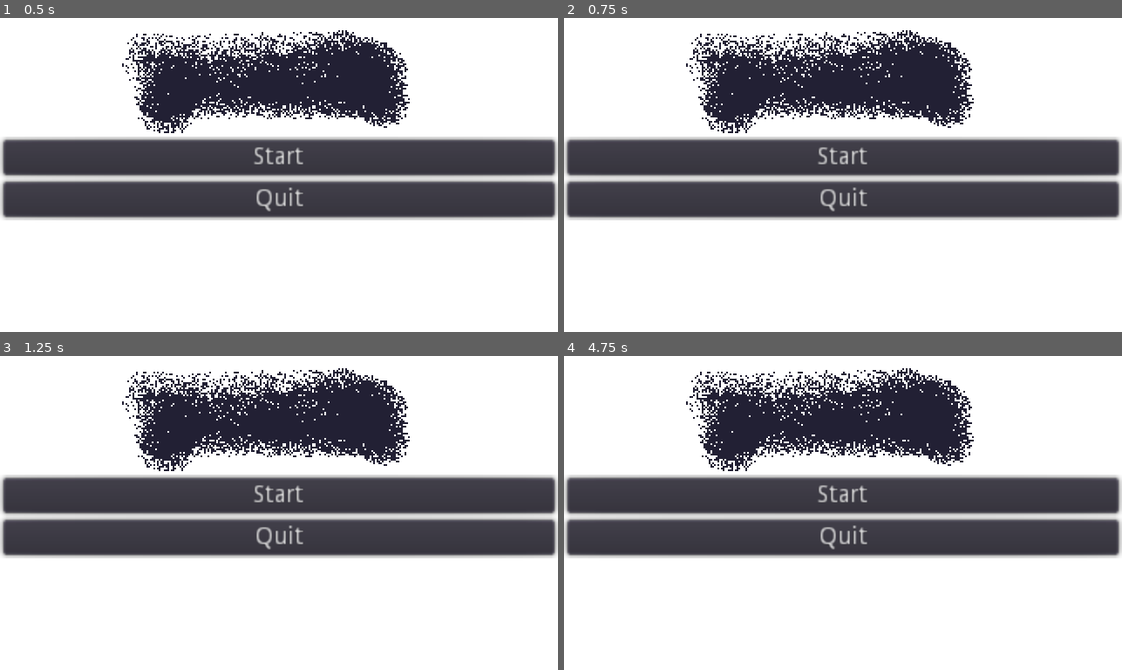
Above: before the commit, frames 1-4 (two rows, left to right).
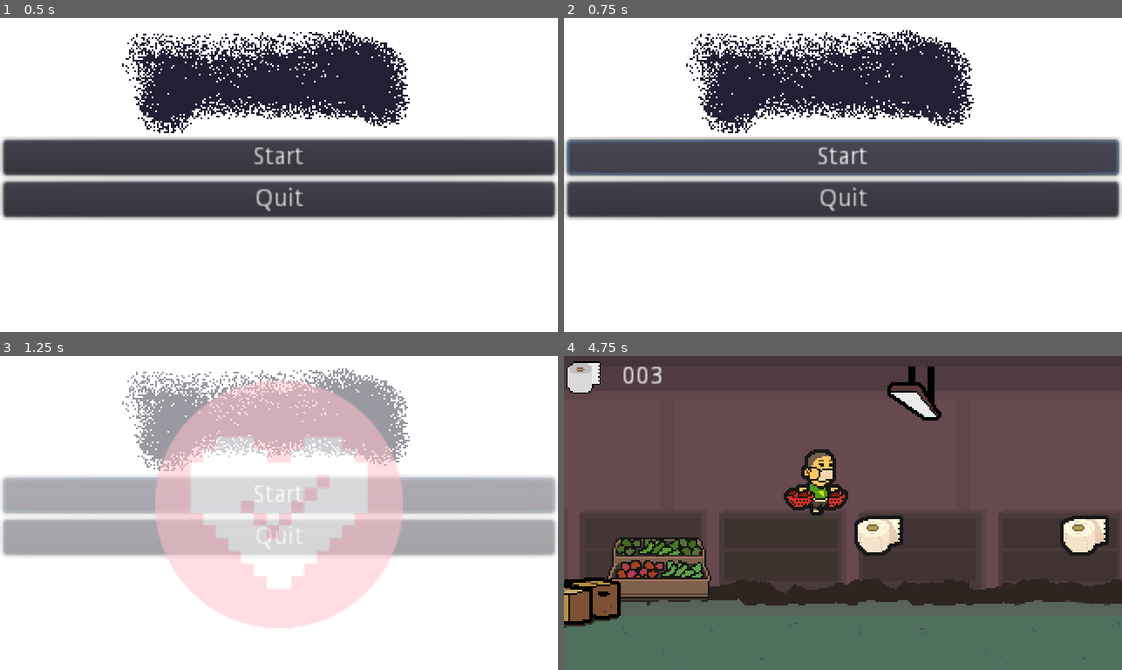
Above: after the commit, the same moments.

Repository: progsource/ssj2020_1
Game: Godot game, scene res://scenes/GameOver.tscn
Same seed, same stepped clock (60 frames per second), same inputs: the game is played once before the commit and once after it. This scene is started directly instead of the project's main scene.
Inputs:
- Up to frame 1 (0.5 s): no input
- Up to frame 2 (0.75 s): click "Start" at 0.5 s
- Up to frame 3 (1.25 s): no input
- Up to frame 4 (4.75 s): click "Start" at 1.25 s; hold Right (ui_right) 2.03-3.53 s; tap Space (ui_select) at 2.27, 3.02, 4.52 s; hold Left (ui_left) 3.53-4.28 s; hold Right (ui_right) from 4.28 s (still down)

Frame 1 is identical in both runs. In frame 2, 1.1% of the frame differs, in the area x 0-100%, y 39-50%; in frame 3, 42%; in frame 4, 93%, in the area x 0-100%, y 0-100%.

Commit message:
Fixed GameOver

Diff:
--- a/code/packed/Menu.tscn
+++ b/code/packed/Menu.tscn
@@ -61,6 +61,7 @@
 [node name="Start" type="Button" parent="Margin/Box/Buttons"]
 margin_right = 316.0
 margin_bottom = 20.0
+action_mode = 0
 text = "Start"
 
 [node name="Quit" type="Button" parent="Margin/Box/Buttons"]
--- a/code/scenes/Game.tscn
+++ b/code/scenes/Game.tscn
@@ -41,7 +41,6 @@
 
 [node name="Box2" parent="boxes" instance=ExtResource( 11 )]
 position = Vector2( 110, 140 )
-box_size = 0
 
 [node name="Player" parent="." instance=ExtResource( 1 )]
 light_mask = 2
--- a/code/scenes/GameOver.tscn
+++ b/code/scenes/GameOver.tscn
@@ -3,14 +3,8 @@
 [ext_resource path="res://packed/Menu.tscn" type="PackedScene" id=1]
 [ext_resource path="res://packed/SceneLoader.tscn" type="PackedScene" id=2]
 
-[node name="GameOver" type="Control"]
-anchor_right = 1.0
-anchor_bottom = 1.0
-mouse_filter = 2
-__meta__ = {
-"_edit_use_anchors_": false
-}
+[node name="GameOver" type="CanvasLayer"]
+
+[node name="SceneLoader" parent="." instance=ExtResource( 2 )]
 
 [node name="Menu" parent="." instance=ExtResource( 1 )]
-
-[node name="SceneLoader" parent="." instance=ExtResource( 2 )]
